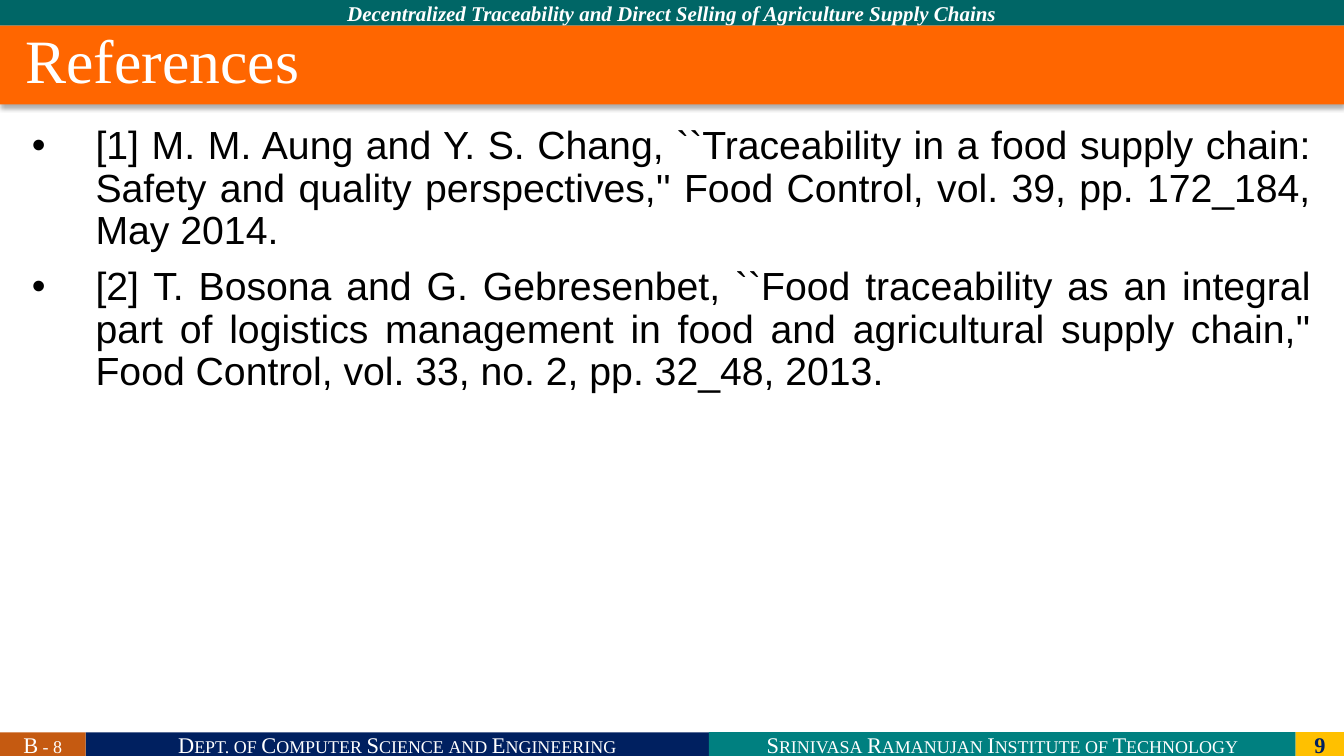
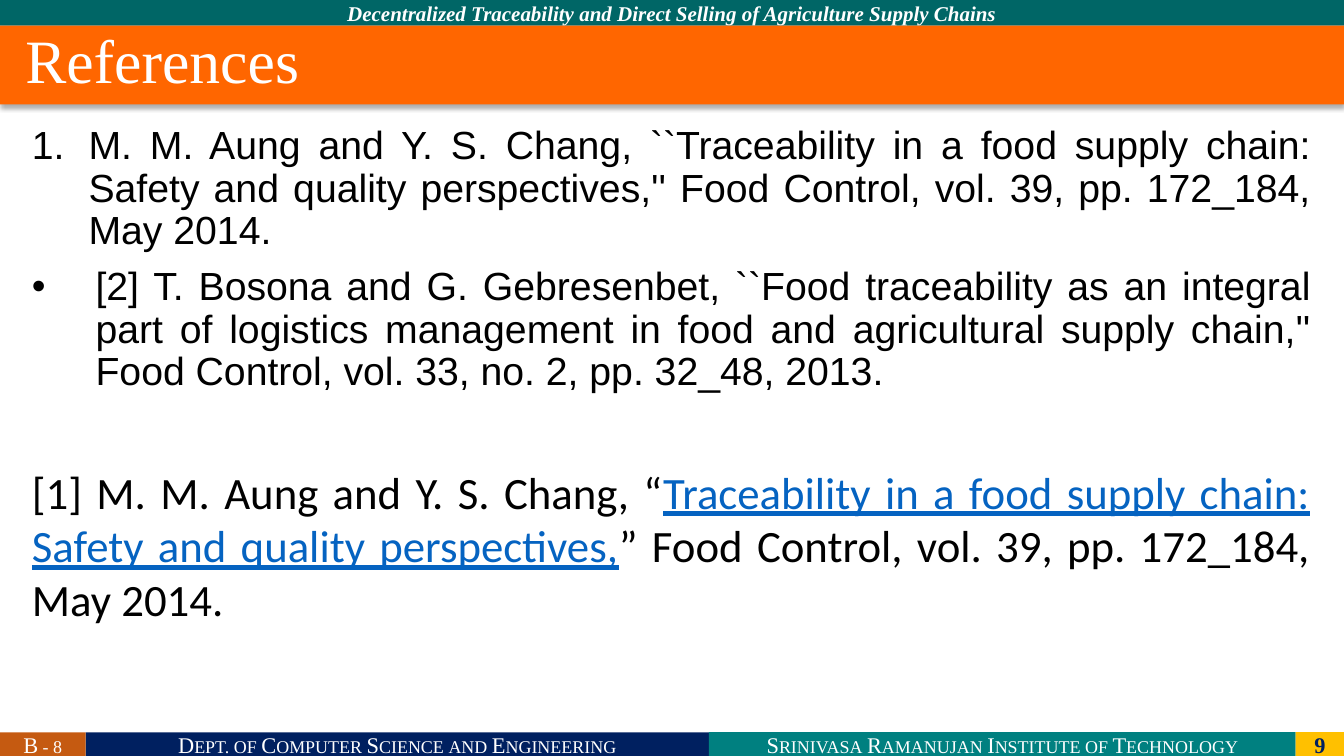
Before and after one commit to SRIT-CSE/IOT-RFID, a slide deck: slide 9 of Review PPTs/0-REVIEW PPT.pptx. Drawn at 1344x756 pixels with LibreOffice and Linux fonts; fonts in the diff are those of the drawing; background and template pictures are left out. Boxes give left, top, right and bottom in pixels: in the first picture for what was removed or moved away, otherwise in the second. Text is boxed around its words. In the diff, an @@ line names an element or a change of style, - is before the commit and + after.

Commit message:
use [1] as number format for refernces and remove solid circle bullets

```diff
--- a/Review PPTs/0-REVIEW PPT.pptx
+++ b/Review PPTs/0-REVIEW PPT.pptx
@@ text at (89,130,1310,252): text changed @@
-• [1] M. M. Aung and Y. S. Chang, ``Traceability in a food supply chain: Safety and quality perspectives,'' Food Control, vol. 39, pp. 172_184, May 2014.
+1. M. M. Aung and Y. S. Chang, ``Traceability in a food supply chain: Safety and quality perspectives,'' Food Control, vol. 39, pp. 172_184, May 2014.
@@ text at (32,476,1310,624): paragraph added @@
+[1] M. M. Aung and Y. S. Chang, “Traceability in a food supply chain: Safety and quality perspectives,” Food Control, vol. 39, pp. 172_184, May 2014.
```
